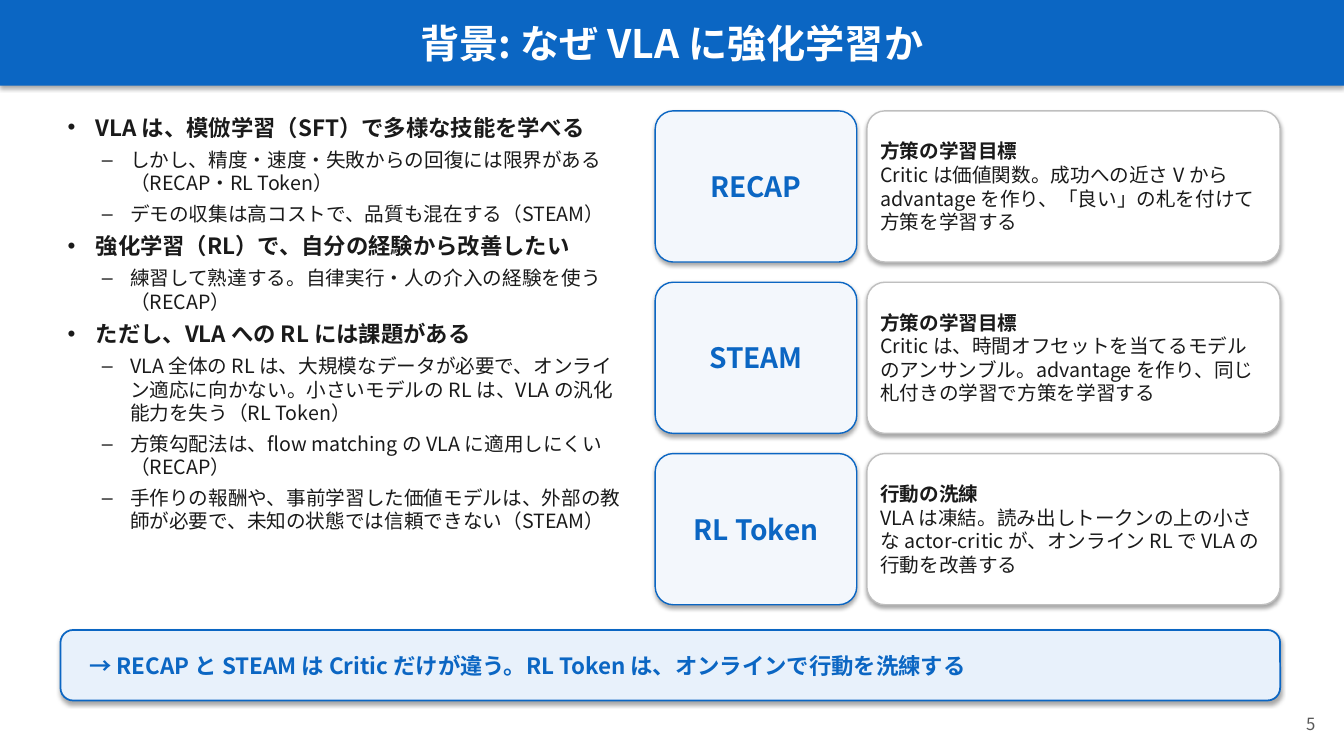
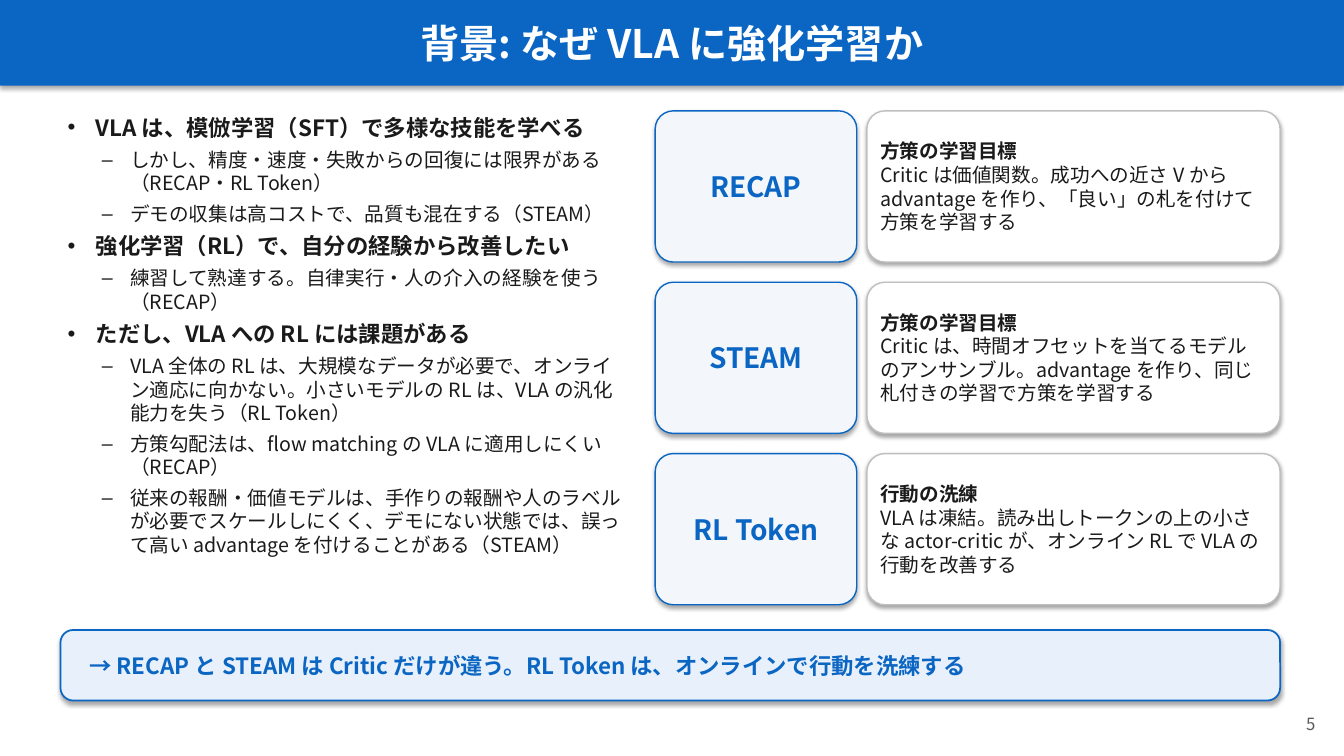
Before and after one commit to Junhand/libero_RL, a slide deck: slide 5 of docs/RECAP_STEAM_RLToken.pptx. Drawn at 1344x756 pixels with LibreOffice and Linux fonts; fonts in the diff are those of the drawing. Boxes give left, top, right and bottom in pixels: in the first picture for what was removed or moved away, otherwise in the second. Text is boxed around its words. In the diff, an @@ line names an element or a change of style, - is before the commit and + after.

```diff
--- a/docs/RECAP_STEAM_RLToken.pptx
+++ b/docs/RECAP_STEAM_RLToken.pptx
@@ text at box(130, 488, 621, 557): text changed @@
-– 手作りの報酬や、事前学習した価値モデルは、外部の教師が必要で、未知の状態では信頼できない（STEAM）
+– 従来の報酬・価値モデルは、手作りの報酬や人のラベルが必要でスケールしにくく、デモにない状態では、誤って高い advantage を付けることがある（STEAM）
```
Also in this commit, not shown: 1 other slide changed, 1 other file.
